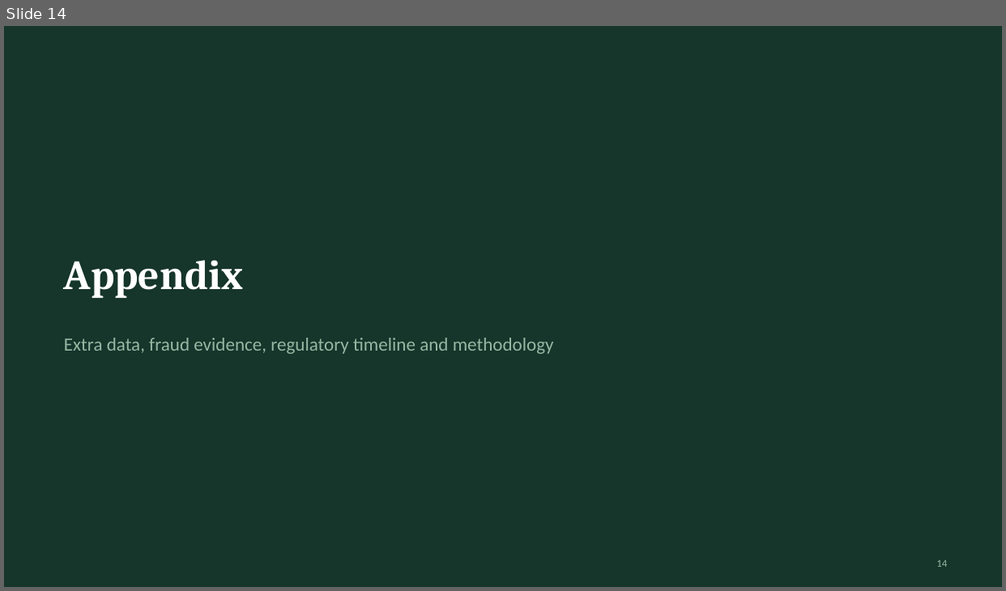
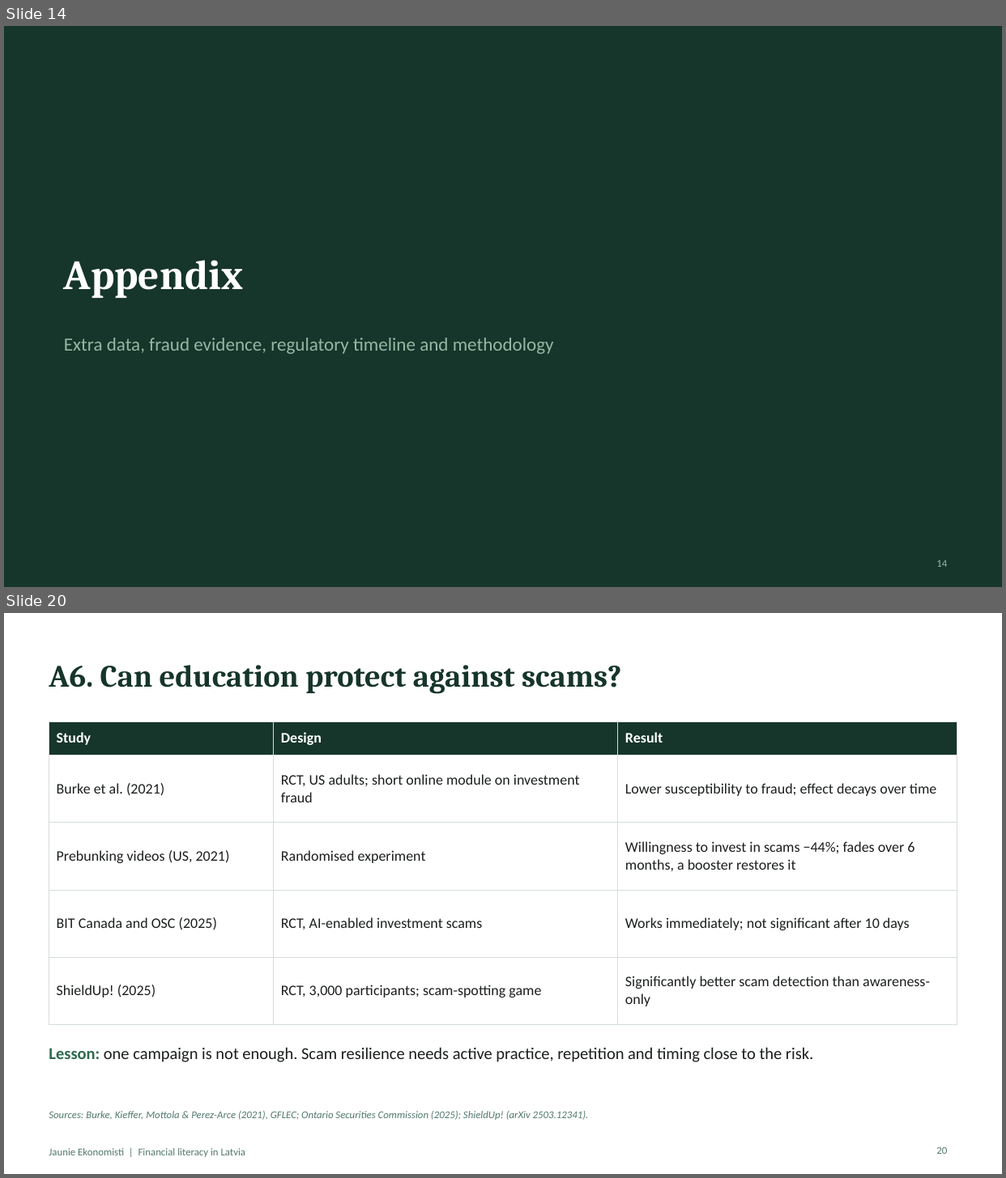
Before and after one commit to ArtisLV890/Elective-Impact-Making-for-the-Competitiveness-and-Data-Driven-Decisions-2026-2027, a slide deck: financial-literacy/presentation/Financial literacy in Latvia - presentation.pptx. Shown one above the other, each under a label of ours: slide 14 before the commit, slides 14 and 20 after it; the slides between them are not shown. The pictures are 1006x591 and 1006x1178 pixels, drawn with LibreOffice and Linux fonts; fonts in the diff are those of the drawing. Boxes give left, top, right and bottom in pixels: in the first picture for what was removed or moved away, otherwise in the second. Text is boxed around its words. In the diff, an @@ line names an element or a change of style, - is before the commit and + after.

```diff
--- a/financial-literacy/presentation/Financial literacy in Latvia - presentation.pptx
+++ b/financial-literacy/presentation/Financial literacy in Latvia - presentation.pptx
@@ slide 20 added at (x1=4, y1=613, x2=1002, y2=1174), background #FFFFFF @@
@@ title added at (x1=49, y1=665, x2=621, y2=694), 30 pt, text #16352B, bold @@
+A6. Can education protect against scams?
@@ table added at (x1=49, y1=722, x2=957, y2=1010), 5 rows, 3 columns @@
+Study | Design | Result
+Burke et al. (2021) | RCT, US adults; short online module on investment fraud | Lower susceptibility to fraud; effect decays over time
+Prebunking videos (US, 2021) | Randomised experiment | Willingness to invest in scams −44%; fades over 6 months, a booster restores it
+BIT Canada and OSC (2025) | RCT, AI-enabled investment scams | Works immediately; not significant after 10 days
+ShieldUp! (2025) | RCT, 3,000 participants; scam-spotting game | Significantly better scam detection than awareness-only
@@ text added at (x1=49, y1=1047, x2=813, y2=1063), 16 pt, text #1B1F1D @@
+Lesson: one campaign is not enough. Scam resilience needs active practice, repetition and timing close to the risk.
@@ text added at (x1=49, y1=1111, x2=589, y2=1120), 10 pt, text #52796F, italic @@
+Sources: Burke, Kieffer, Mottola & Perez-Arce (2021), GFLEC; Ontario Securities Commission (2025); ShieldUp! (arXiv 2503.12341).
@@ page number added at (x1=936, y1=1147, x2=947, y2=1154), 10 pt, text #52796F @@
+20
@@ text added at (x1=49, y1=1148, x2=246, y2=1157), 10 pt, text #52796F @@
+Jaunie Ekonomisti | Financial literacy in Latvia
```
Also in this commit, not shown: 8 slides changed, 1 other slide added, 1 other file.
